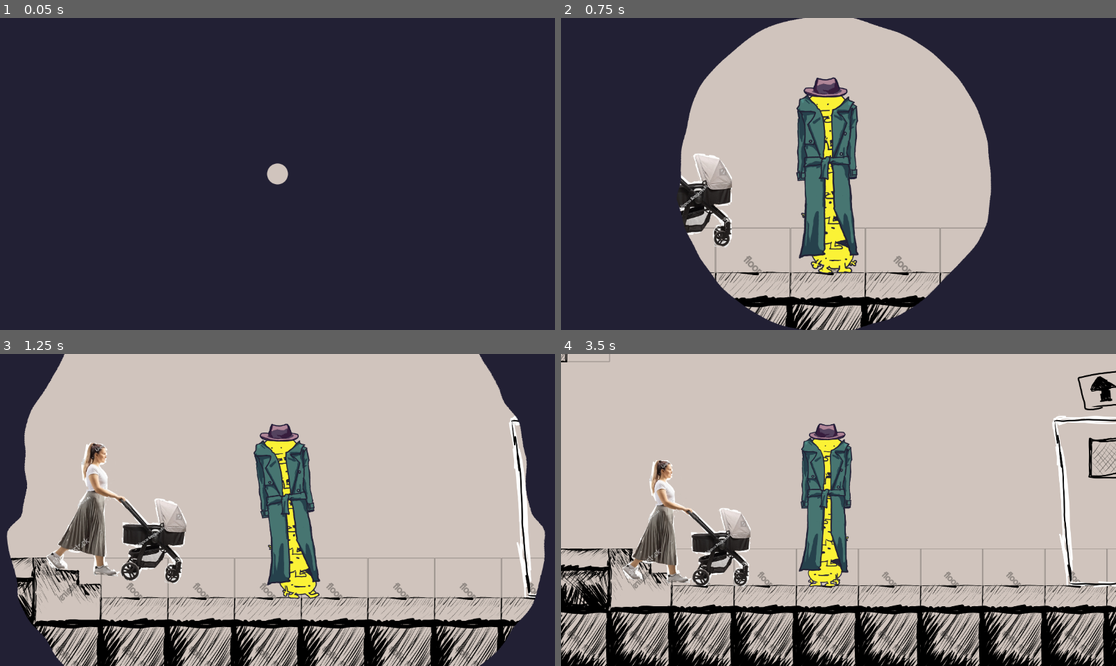
Above: before the commit, frames 1-4 (two rows, left to right).
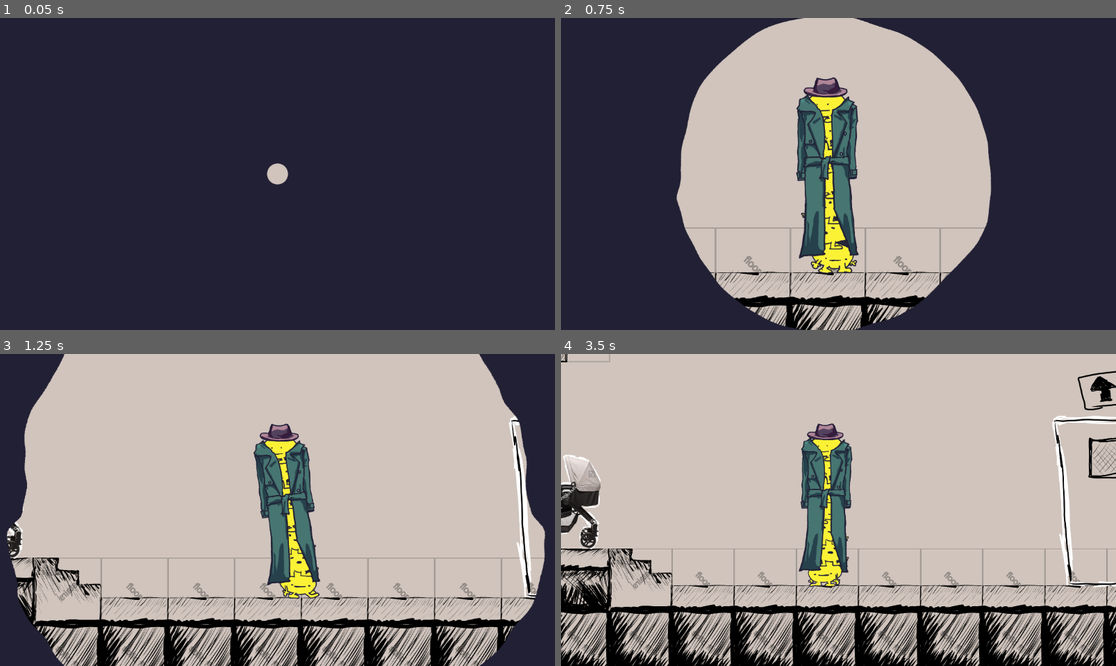
Above: after the commit, the same moments.

Repository: JCoMcL/gourt-game
Game: Godot game, scene res://level/level-container.tscn
Same seed, same stepped clock (60 frames per second), same inputs: the game is played once before the commit and once after it.
Inputs (mouse positions are in pixels of both pictures, inside the frame that each line leads up to):
- Up to frame 1 (0.05 s): no input
- Up to frame 2 (0.75 s): move the mouse to (960, 158) at 0.52 s; hold Right (go right) from 0.53 s (still down); hold Up (enter door) from 0.53 s (still down); click (960, 158) at 0.67 s
- Up to frame 3 (1.25 s): keep holding Right (go right); keep holding Up (enter door)
- Up to frame 4 (3.5 s): release Right (go right) at 1.25 s; release Up (enter door) at 1.25 s; drag from (727, 525) to (844, 432) at 1.27 s; move the mouse to (894, 441) at 2.02 s; hold Left (go left) 2.03-2.75 s; hold Mouse wheel down (move equipment down) 2.03-2.75 s; drag from (810, 572) to (838, 432) at 2.77 s

Frame 1 is identical in both runs. In frame 2, 1.6% of the frame differs, in the area x 20-31%, y 43-74%; in frame 3, 4.3%; in frame 4, 4.9%, in the area x 0-52%, y 22-75%.

Commit message:
tweaks and fixes

Diff:
--- a/actors/handle.gd
+++ b/actors/handle.gd
@@ -6,7 +6,7 @@
 	set(value):
 		enabled = value
 		process_mode = Node.PROCESS_MODE_INHERIT if value else Node.PROCESS_MODE_DISABLED
-@export_tool_button("Reset", "Reload") var fre = _ready
+@export_tool_button("Reset", "Reload") var fre = set_offset
 
 @export var talking=false
 
@@ -14,7 +14,7 @@
 @onready var height_vec = Vector2(0, -sprite.get_rect().size.y / 2)
 
 func set_offset(v:Vector2):
-	global_position = sprite.global_position + height_vec + v * global_scale
+	global_position = sprite.global_position + (height_vec + v) * global_scale
 
 func _ready() -> void:
 	set_offset(Vector2.ZERO)
--- a/level/office-level.tscn
+++ b/level/office-level.tscn
@@ -56,10 +56,10 @@
 bounce = 0.44
 
 [sub_resource type="CircleShape2D" id="CircleShape2D_pxtkg"]
-radius = 33.1361
+radius = 41.4367
 
 [sub_resource type="CircleShape2D" id="CircleShape2D_w4oyg"]
-radius = 26.0
+radius = 33.13608
 
 [sub_resource type="RectangleShape2D" id="RectangleShape2D_5y8te"]
 size = Vector2(1154, 640)
@@ -124,22 +124,25 @@
 entrypoint = NodePath("Elevator/Frame/Interior/Background")
 
 [node name="Stroller" type="RigidBody2D" parent="TileMapLayer" unique_id=1215647202]
-position = Vector2(-1741, -180)
+position = Vector2(-2405, -49)
+collision_layer = 35
 physics_material_override = SubResource("PhysicsMaterial_j4txm")
 
 [node name="Stroller" type="Sprite2D" parent="TileMapLayer/Stroller" unique_id=165230086]
+scale = Vector2(1.2, 1.2)
 texture = ExtResource("10_yl1fq")
 
 [node name="CollisionPolygon2D" type="CollisionPolygon2D" parent="TileMapLayer/Stroller" unique_id=1592558146]
-position = Vector2(146, 139)
+position = Vector2(177, 167)
+scale = Vector2(1.2, 1.2)
 polygon = PackedVector2Array(-126, -94, 18, -105, -16, -206, 73, -190, 119, -97, 109, -35, -125, -24)
 
 [node name="CollisionShape2D" type="CollisionShape2D" parent="TileMapLayer/Stroller" unique_id=630847526]
-position = Vector2(63, 221)
+position = Vector2(73, 266)
 shape = SubResource("CircleShape2D_pxtkg")
 
 [node name="CollisionShape2D2" type="CollisionShape2D" parent="TileMapLayer/Stroller" unique_id=586456254]
-position = Vector2(226, 222)
+position = Vector2(271, 266)
 shape = SubResource("CircleShape2D_w4oyg")
 
 [node name="RigidBody2D" type="RigidBody2D" parent="TileMapLayer" unique_id=1211448890]
@@ -250,84 +253,44 @@
 foot_friend = NodePath("../Gourt0")
 
 [node name="Gourt Stack2" parent="." unique_id=439593787 node_paths=PackedStringArray("root_child") instance=ExtResource("12_utg4x")]
-position = Vector2(388, 520)
+position = Vector2(467, 503)
 root_child = NodePath("Gourt0")
 
 [node name="Gourt0" parent="Gourt Stack2" unique_id=896493618 node_paths=PackedStringArray("head_friend") instance=ExtResource("13_ax68m")]
-head_friend = NodePath("../Gourt15")
-
-[node name="Gourt1" parent="Gourt Stack2" unique_id=219362346 node_paths=PackedStringArray("foot_friend") instance=ExtResource("13_ax68m")]
-position = Vector2(0, -1500)
-foot_friend = NodePath("../Gourt2")
-
-[node name="Gourt2" parent="Gourt Stack2" unique_id=1673097438 node_paths=PackedStringArray("head_friend", "foot_friend") instance=ExtResource("13_ax68m")]
-position = Vector2(0, -1400)
-head_friend = NodePath("../Gourt1")
-foot_friend = NodePath("../Gourt3")
-
-[node name="Gourt3" parent="Gourt Stack2" unique_id=640785179 node_paths=PackedStringArray("head_friend", "foot_friend") instance=ExtResource("13_ax68m")]
-position = Vector2(0, -1300)
-head_friend = NodePath("../Gourt2")
-foot_friend = NodePath("../Gourt4")
-
-[node name="Gourt4" parent="Gourt Stack2" unique_id=2107288271 node_paths=PackedStringArray("head_friend", "foot_friend") instance=ExtResource("13_ax68m")]
-position = Vector2(0, -1200)
-head_friend = NodePath("../Gourt3")
-foot_friend = NodePath("../Gourt5")
-
-[node name="Gourt5" parent="Gourt Stack2" unique_id=277297220 node_paths=PackedStringArray("head_friend", "foot_friend") instance=ExtResource("13_ax68m")]
-position = Vector2(0, -1100)
-head_friend = NodePath("../Gourt4")
-foot_friend = NodePath("../Gourt6")
-
-[node name="Gourt6" parent="Gourt Stack2" unique_id=551950066 node_paths=PackedStringArray("head_friend", "foot_friend") instance=ExtResource("13_ax68m")]
-position = Vector2(0, -1000)
-head_friend = NodePath("../Gourt5")
-foot_friend = NodePath("../Gourt7")
-
-[node name="Gourt7" parent="Gourt Stack2" unique_id=1417605869 node_paths=PackedStringArray("head_friend", "foot_friend") instance=ExtResource("13_ax68m")]
-position = Vector2(0, -900)
-head_friend = NodePath("../Gourt6")
-foot_friend = NodePath("../Gourt8")
-
-[node name="Gourt8" parent="Gourt Stack2" unique_id=506746909 node_paths=PackedStringArray("head_friend", "foot_friend") instance=ExtResource("13_ax68m")]
-position = Vector2(0, -800)
 head_friend = NodePath("../Gourt7")
-foot_friend = NodePath("../Gourt9")
-
-[node name="Gourt9" parent="Gourt Stack2" unique_id=1776042320 node_paths=PackedStringArray("head_friend", "foot_friend") instance=ExtResource("13_ax68m")]
-position = Vector2(0, -700)
-head_friend = NodePath("../Gourt8")
-foot_friend = NodePath("../Gourt10")
-
-[node name="Gourt10" parent="Gourt Stack2" unique_id=1754193550 node_paths=PackedStringArray("head_friend", "foot_friend") instance=ExtResource("13_ax68m")]
-position = Vector2(0, -600)
-head_friend = NodePath("../Gourt9")
+
+[node name="Gourt10" parent="Gourt Stack2" unique_id=1754193550 node_paths=PackedStringArray("foot_friend") instance=ExtResource("13_ax68m")]
+position = Vector2(0, -616)
 foot_friend = NodePath("../Gourt11")
 
 [node name="Gourt11" parent="Gourt Stack2" unique_id=149754562 node_paths=PackedStringArray("head_friend", "foot_friend") instance=ExtResource("13_ax68m")]
-position = Vector2(0, -500)
+position = Vector2(0, -528)
 head_friend = NodePath("../Gourt10")
 foot_friend = NodePath("../Gourt12")
 
 [node name="Gourt12" parent="Gourt Stack2" unique_id=91425286 node_paths=PackedStringArray("head_friend", "foot_friend") instance=ExtResource("13_ax68m")]
-position = Vector2(0, -400)
+position = Vector2(0, -440)
 head_friend = NodePath("../Gourt11")
 foot_friend = NodePath("../Gourt13")
 
 [node name="Gourt13" parent="Gourt Stack2" unique_id=611568207 node_paths=PackedStringArray("head_friend", "foot_friend") instance=ExtResource("13_ax68m")]
-position = Vector2(0, -300)
+position = Vector2(0, -352)
 head_friend = NodePath("../Gourt12")
 foot_friend = NodePath("../Gourt14")
 
 [node name="Gourt14" parent="Gourt Stack2" unique_id=521177802 node_paths=PackedStringArray("head_friend", "foot_friend") instance=ExtResource("13_ax68m")]
-position = Vector2(0, -200)
+position = Vector2(0, -264)
 head_friend = NodePath("../Gourt13")
 foot_friend = NodePath("../Gourt15")
 
 [node name="Gourt15" parent="Gourt Stack2" unique_id=746262192 node_paths=PackedStringArray("head_friend", "foot_friend") instance=ExtResource("13_ax68m")]
-position = Vector2(0, -100)
+position = Vector2(0, -176)
 head_friend = NodePath("../Gourt14")
+foot_friend = NodePath("../Gourt7")
+
+[node name="Gourt7" parent="Gourt Stack2" unique_id=1204838239 node_paths=PackedStringArray("head_friend", "foot_friend") instance=ExtResource("13_ax68m")]
+position = Vector2(0, -88)
+head_friend = NodePath("../Gourt15")
 foot_friend = NodePath("../Gourt0")
 
 [node name="Janitor" parent="." unique_id=1223829275 instance=ExtResource("14_twwvs")]
